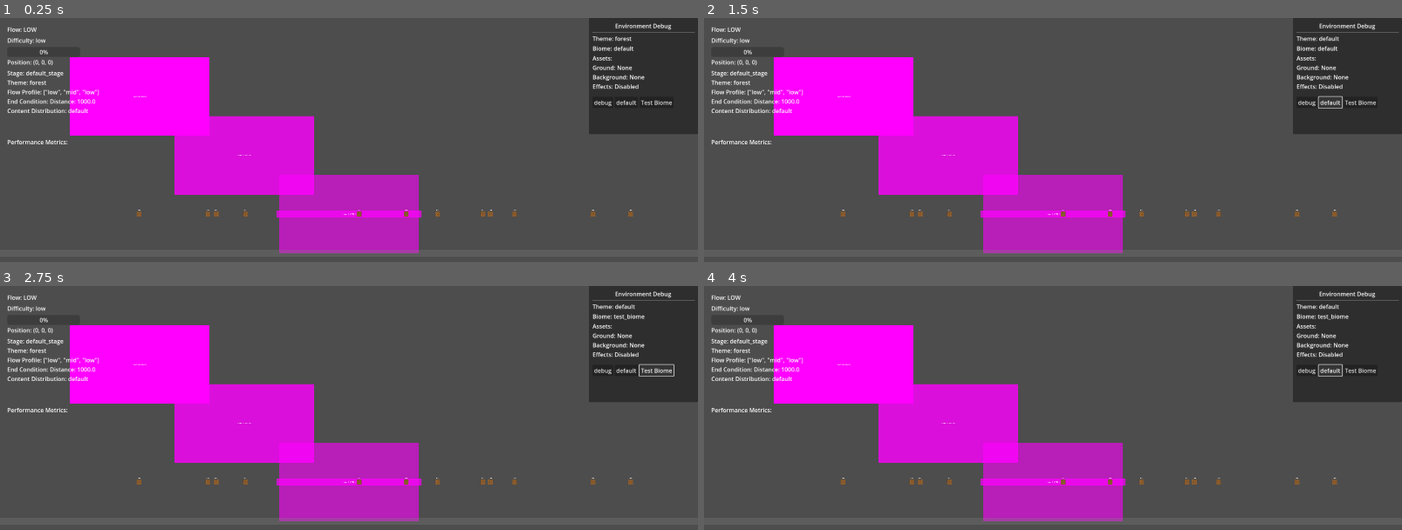
Above: before the commit, frames 1-4 (two rows, left to right).
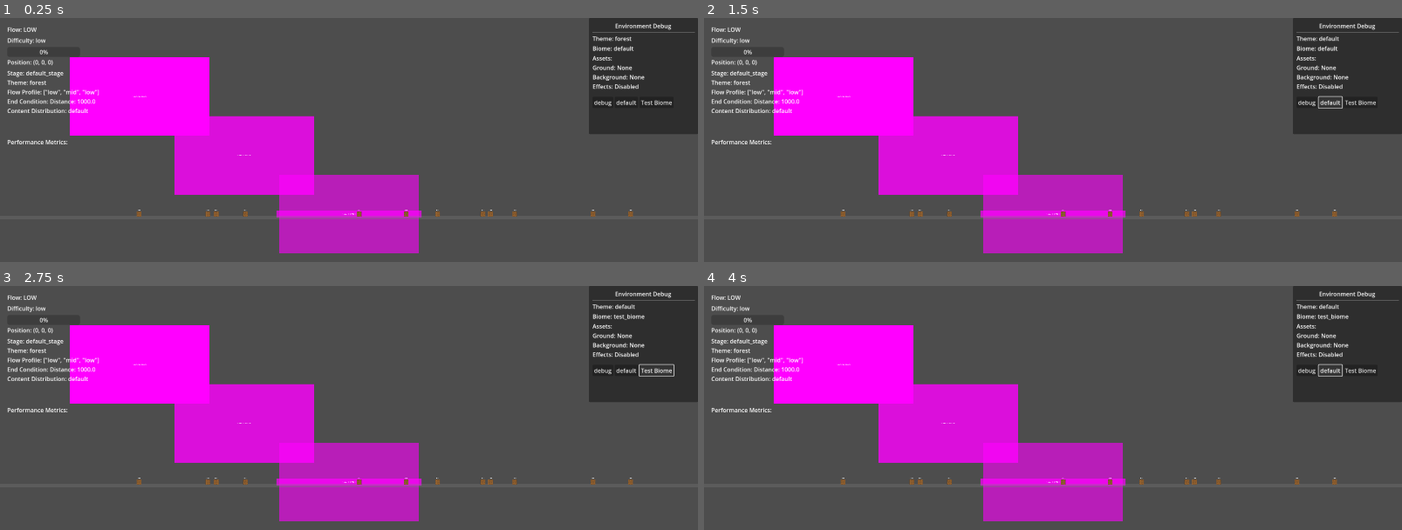
Above: after the commit, the same moments.

Repository: talofo/namoradinha
Game: Godot game, scene res://game/Game.tscn
Same seed, same stepped clock (60 frames per second), same inputs: the game is played once before the commit and once after it.
Inputs:
- Up to frame 1 (0.25 s): no input
- Up to frame 2 (1.5 s): click "debug" at 0.5 s; click "default" at 1.25 s
- Up to frame 3 (2.75 s): click "Test Biome" at 2 s
- Up to frame 4 (4 s): click "debug" at 2.75 s; click "default" at 3.5 s

The runs differ from the first frame. In frame 1, 0.6% of the frame differs, in the area x 39-61%, y 81-97%; in frame 2, 0.6%; in frame 3, 0.6%; in frame 4, 0.6%.

Commit message:
adjusted player spawned and ground position to be near 0

Diff:
--- a/scripts/environment/ground/SharedGroundManager.gd
+++ b/scripts/environment/ground/SharedGroundManager.gd
@@ -6,8 +6,8 @@
 
 # Configuration
 var ground_width: float = 90000.0
-var ground_height: float = 100.0
-var ground_y_position: float = 540.0
+var ground_height: float = 50.0
+var ground_y_position: float = 50.0
 
 # State tracking
 var _ground_created: bool = false
--- a/scripts/player/PlayerSpawner.gd
+++ b/scripts/player/PlayerSpawner.gd
@@ -1,7 +1,7 @@
 extends Node2D
 
 @export var player_character_scene: PackedScene = load("res://player/PlayerCharacter.tscn")
-@export var spawn_position: Vector2 = Vector2(-4500, 520) # Positioned just above the ground at y=540
+@export var spawn_position: Vector2 = Vector2(-4500, -50) # Positioned just above the ground at y=0 but height of 50. (was, Y=540)
 
 # Launch parameters (stored for UI and initial setup only)
 @export var launch_angle_degrees: float = 45.0  # Current angle in degrees (0-90)
